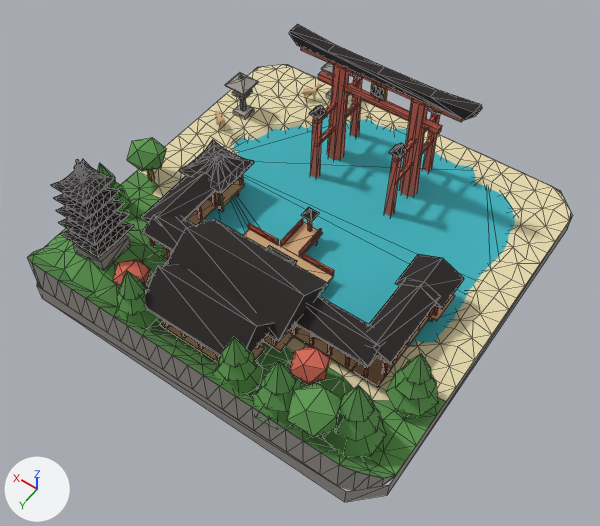
One commit to the glTF model public/models/landmarks/itsukushima-torii.glb: the scene before it, then after it.
The view is the same before and after, from a 50 mm lens placed at (-14.3, 20.9, 30.3), pointed at (-1.0, 2.3, 1.1). Every picture has the same lights, and +X, +Y and +Z are marked at lower left. The picture after the commit comes second. Mesh edges are drawn as thin lines on the coarser meshes. Where no turn or scale is listed for an object, it has been applied to the vertices. Vertices at exactly the same position are counted once.

Names of what the first picture shows: 'itsukushima_cream', 'itsukushima_foliage', 'itsukushima_roof', 'itsukushima_stone', 'itsukushima_vermilion', 'itsukushima_water', 'itsukushima_wood' and 3 more.
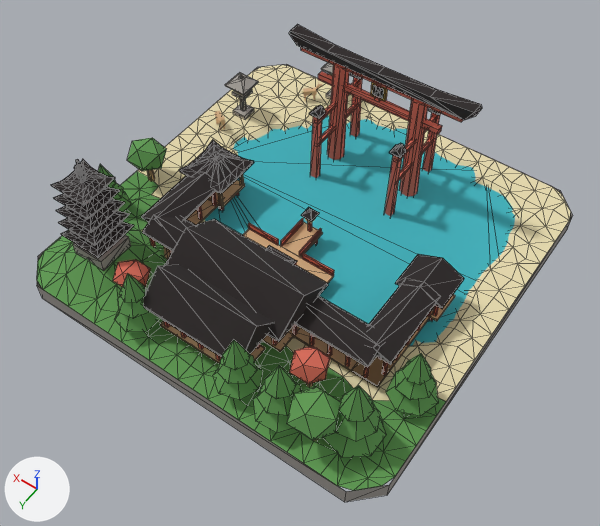
Location of each change, (x1, y1, x2, y2) in pixels of the pictures (600 x 526 px; the box of a moved part takes in the faces that stretch with it):
'itsukushima_foliage', reshaped
    before: (28, 138, 446, 478)
    after: (37, 138, 446, 490)
'itsukushima_stone', reshaped
    before: (27, 62, 573, 502)
    after: (37, 62, 573, 502)
part 1 of me_itsukushima_foliage, moved or reshaped
    before: (253, 392, 293, 428)
    after: (253, 395, 293, 433)
part 2 of me_itsukushima_foliage, moved or reshaped
    before: (257, 377, 301, 412)
    after: (257, 381, 301, 416)
part 3 of me_itsukushima_foliage, moved or reshaped
    before: (265, 361, 296, 395)
    after: (265, 365, 296, 399)
part 4 of me_itsukushima_foliage, moved or reshaped
    before: (213, 362, 262, 394)
    after: (213, 364, 263, 400)
part 5 of me_itsukushima_foliage, moved or reshaped
    before: (217, 352, 257, 381)
    after: (217, 355, 257, 384)
part 6 of me_itsukushima_foliage, moved or reshaped
    before: (222, 337, 250, 367)
    after: (222, 340, 250, 370)
part 7 of me_itsukushima_foliage, moved or reshaped
    before: (116, 306, 158, 329)
    after: (115, 309, 160, 332)
part 8 of me_itsukushima_foliage, moved or reshaped
    before: (117, 285, 148, 316)
    after: (117, 288, 150, 318)
part 9 of me_itsukushima_foliage, moved or reshaped
    before: (118, 271, 145, 300)
    after: (119, 274, 146, 303)
part 10 of me_itsukushima_foliage, moved or reshaped
    before: (287, 383, 342, 437)
    after: (287, 387, 340, 441)
part 11 of me_itsukushima_foliage, moved or reshaped
    before: (28, 199, 405, 478)
    after: (37, 199, 405, 490)
part 12 of me_itsukushima_stone, deleted
    before: (27, 257, 403, 490)

The change in detail:
me_itsukushima_foliage is used by ob_itsukushima_foliage; location (0.0, 0.0, 0.0).
me_itsukushima_foliage had 374 vertices, 587 faces and spanned x -9.6..9.6, y 0.7..9.7, z 0.0..4.5.
me_itsukushima_foliage now has 374 vertices, 587 faces and spans x -9.6..9.6, y 0.7..9.7, z 0.0..4.3.
me_itsukushima_foliage part 1: the loose piece of 8 vertices spanning x -5.7..-3.5, y 7.5..9.7, z 1.4..3.0 is moved by (0.0, 0.0, -0.3).
me_itsukushima_foliage part 2: the loose piece of 8 vertices spanning x -5.5..-3.7, y 7.8..9.5, z 2.3..3.8 is moved by (0.0, 0.0, -0.3).
me_itsukushima_foliage part 3: the loose piece of 8 vertices spanning x -5.2..-4.0, y 8.0..9.2, z 3.1..4.5 is moved by (0.0, 0.0, -0.3).
me_itsukushima_foliage part 4: the loose piece of 8 vertices spanning x -3.4..-1.4, y 7.5..9.5, z 1.2..2.7 is moved by (0.0, 0.0, -0.2).
me_itsukushima_foliage part 5: the loose piece of 8 vertices spanning x -3.1..-1.6, y 7.7..9.3, z 2.0..3.4 is moved by (0.0, 0.0, -0.2).
me_itsukushima_foliage part 6: the loose piece of 8 vertices spanning x -3.0..-1.9, y 8.0..9.0, z 2.7..4.0 is moved by (0.0, 0.0, -0.2).
me_itsukushima_foliage part 7: the loose piece of 8 vertices spanning x 2.1..4.0, y 7.5..9.5, z 1.2..2.7 is moved by (0.0, 0.0, -0.2).
me_itsukushima_foliage part 8: the loose piece of 8 vertices spanning x 2.2..3.7, y 7.7..9.3, z 2.0..3.4 is moved by (0.0, 0.0, -0.2).
me_itsukushima_foliage part 9: the loose piece of 8 vertices spanning x 2.5..3.6, y 8.0..9.1, z 2.7..4.0 is moved by (0.0, 0.0, -0.2).
me_itsukushima_foliage part 10: the loose piece of 12 vertices spanning x -7.2..-5.2, y 7.6..9.6, z 1.8..3.4 is moved by (0.0, 0.0, -0.3).
me_itsukushima_foliage part 11: 64 of 374 vertices moved; they spanned x -9.6..9.6, y 4.2..9.6, z 0.1..1.9 and now span x -9.6..9.6, y 4.2..9.6, z 0.0..0.7; mean shift (0.0, 0.0, -1.0); largest move (-8.0, 9.6, 1.9) -> (-8.0, 9.6, 0.0).
Other edits to the shape of me_itsukushima_foliage do not show in these pictures.
me_itsukushima_stone is used by ob_itsukushima_stone; location (0.0, 0.0, 0.0).
me_itsukushima_stone had 194 vertices, 252 faces and spanned x -9.6..9.6, y -9.6..9.6, z -1.0..2.6.
me_itsukushima_stone now has 120 vertices, 180 faces and spans x -9.6..9.6, y -9.6..9.6, z -1.0..2.6.
me_itsukushima_stone part 12: the loose piece of 74 vertices spanning x -9.6..9.6, y 2.4..9.6, z 0.0..1.9 is deleted.
